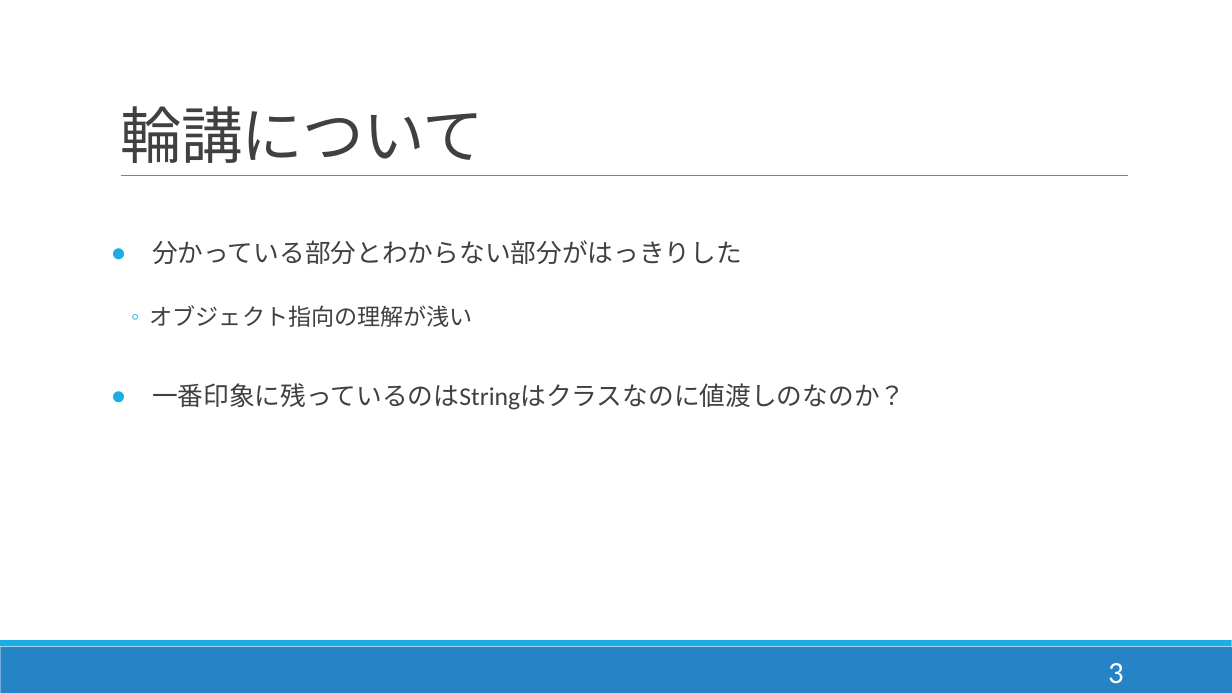
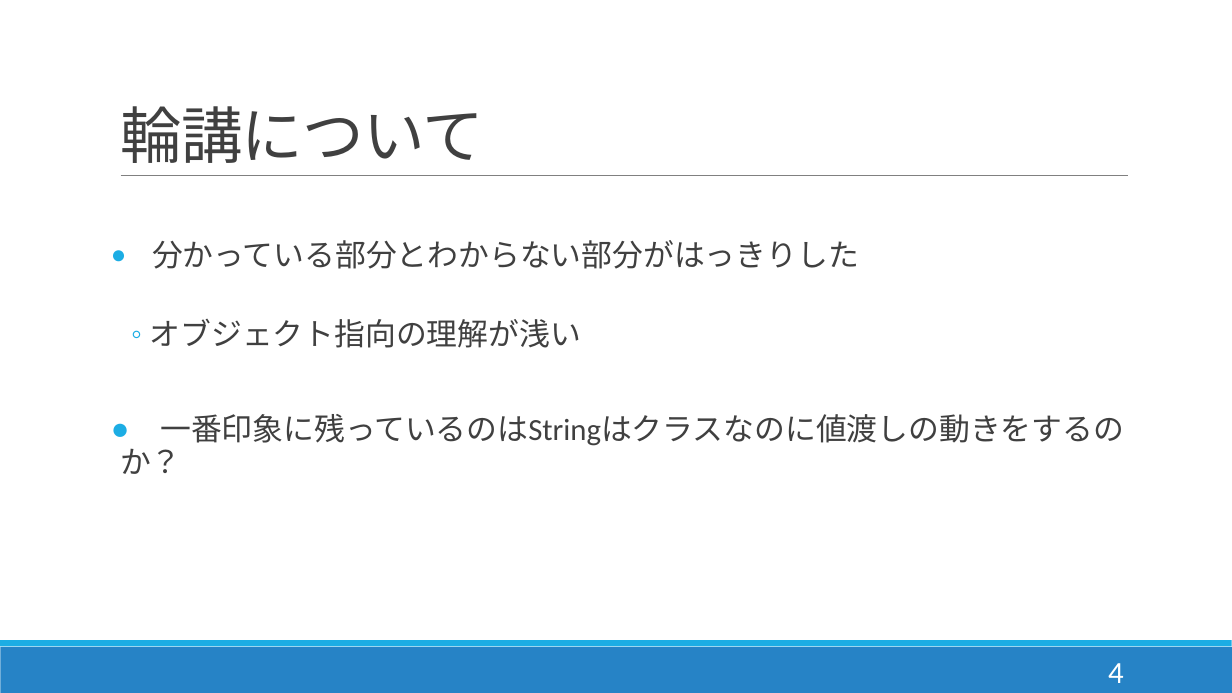
Before and after one commit to y-aiyoshizawa/1st-training, a slide deck: slide 5 of プレゼン/成果発表(相吉澤).pptx (slide 4 before the commit). Drawn at 1232x693 pixels with LibreOffice and Linux fonts; fonts in the diff are those of the drawing. Boxes give left, top, right and bottom in pixels: in the first picture for what was removed or moved away, otherwise in the second. Text is boxed around its words. In the diff, an @@ line names an element or a change of style, - is before the commit and + after.

Commit message:
文字サイズの修正 最初に得たことを追加 克服したことを追加

```diff
--- a/プレゼン/成果発表(相吉澤).pptx
+++ b/プレゼン/成果発表(相吉澤).pptx
@@ text at (150,240,859,348): size 20 to 24 pt in "分かっている部分とわからない部分がはっきりした"; size 18 to 24 pt in "オブジェクト指向の理解が浅い" @@
@@ text at (160,414,1124,446): text changed; size 20 to 24 pt @@
-● 一番印象に残っているのはStringはクラスなのに値渡しのなのか？
+● 一番印象に残っているのはStringはクラスなのに値渡しの動きをするのか？
@@ page number at (1108,663,1124,683): text changed @@
-3
+4
```
Also in this commit, not shown: 6 other slides changed, 2 slides added.
